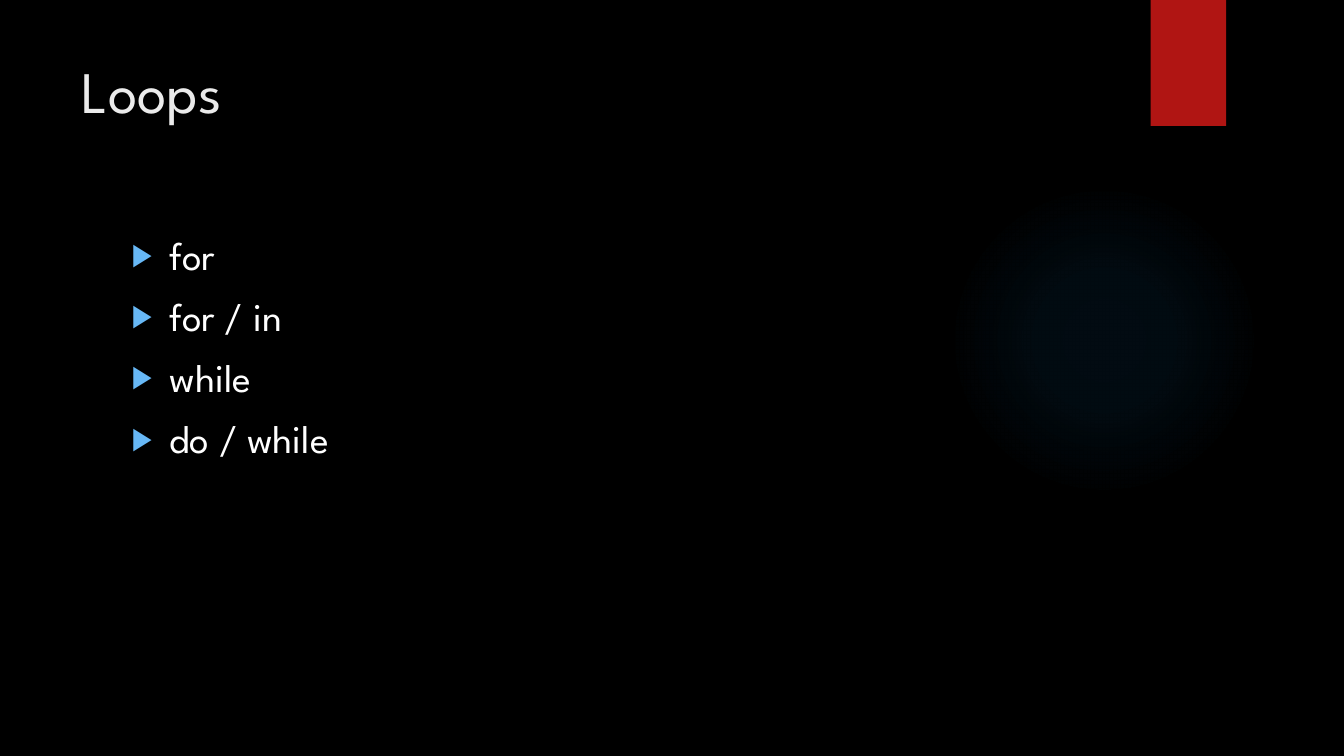
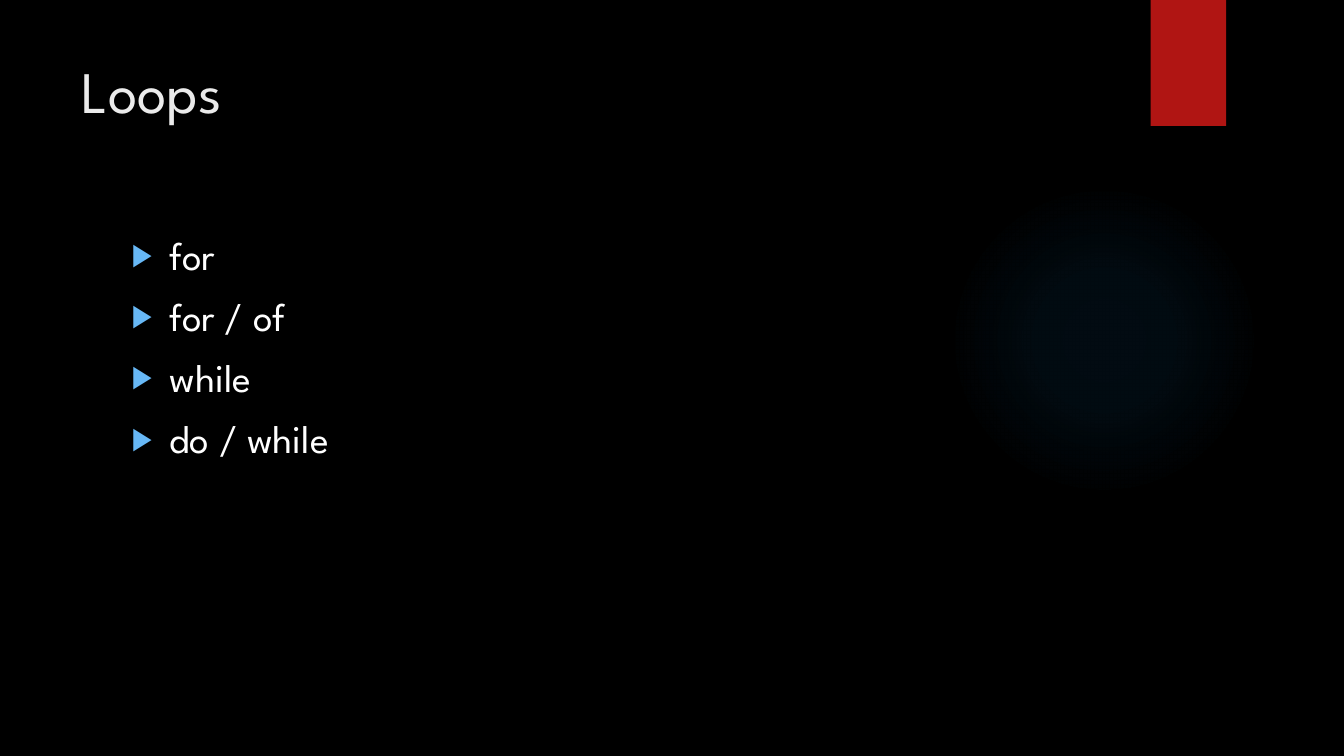
Before and after one commit to LogolsLLC/LogolsFebruary2018, a slide deck: slide 17 of Slides/06_JavaScriptTypescript_TrainingPlan.pptx. Drawn at 1344x756 pixels with LibreOffice and Linux fonts; fonts in the diff are those of the drawing; background and template pictures are left out. Boxes give left, top, right and bottom in pixels: in the first picture for what was removed or moved away, otherwise in the second. Text is boxed around its words. In the diff, an @@ line names an element or a change of style, - is before the commit and + after.

```diff
--- a/Slides/06_JavaScriptTypescript_TrainingPlan.pptx
+++ b/Slides/06_JavaScriptTypescript_TrainingPlan.pptx
@@ text at (x1=170, y1=303, x2=285, y2=332): text changed @@
-▶ for / in
+▶ for / of
```
Also in this commit, not shown: 1 other slide changed, 4 other files.
